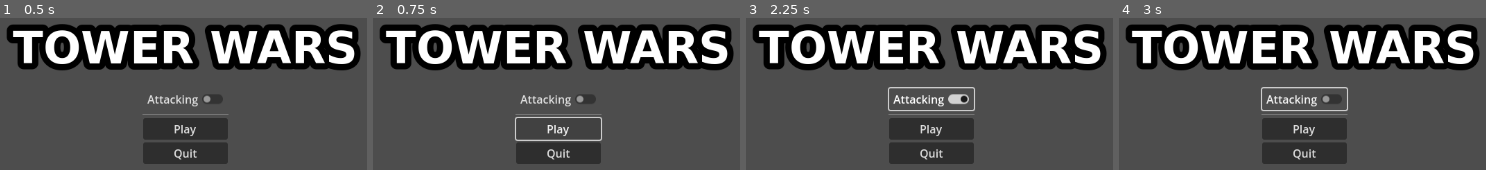
Above: before the commit, frames 1-4 (left to right).
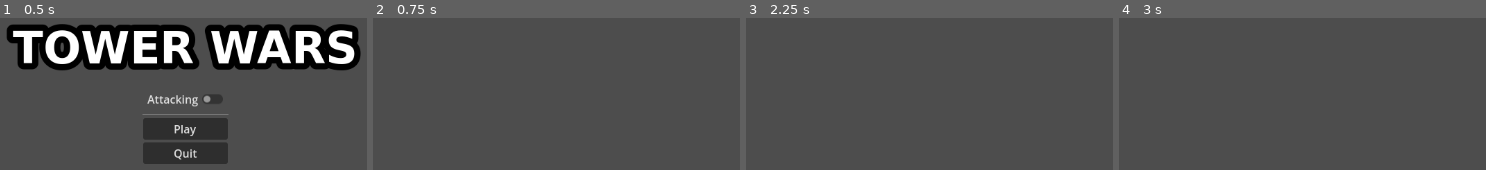
Above: after the commit, the same moments.

Repository: StefanHolst/LD57
Game: Godot game, scene res://Menu/menu.tscn
The game is run twice, just before and just after one commit, with the same random seed, the same clock (stepped at 60 frames per second) and the same inputs.
Inputs (mouse positions are in pixels of both pictures, inside the frame that each line leads up to):
- Up to frame 1 (0.5 s): no input
- Up to frame 2 (0.75 s): click "Play" at 0.5 s
- Up to frame 3 (2.25 s): click (933, 128) at 1.25 s, where only the run before the commit has a clickable "Play"; click (933, 98) at 2 s, where only the run before the commit has a clickable "Attacking"
- Up to frame 4 (3 s): click (1306, 98) at 2.75 s, where only the run before the commit has a clickable "Attacking"

Frame 1 is identical in both runs. In frame 2, 30% of the frame differs, in the area x 1-99%, y 3-97%; in frame 3, 33%; in frame 4, 33%.
Error before the commit: Invalid call. Nonexistent function 'change_scene' in base 'SceneTree'. (res://Menu/menu.gd:5)

Commit message:
Fixed play button

Diff:
--- a/Menu/menu.gd
+++ b/Menu/menu.gd
@@ -2,7 +2,7 @@
 
 func Play():
 	# Starts the game
-	get_tree().change_scene("res://scenes/game.tscn")
+	get_tree().change_scene_to_file("res://Game.tscn")
 	pass
 
 func Quit():
